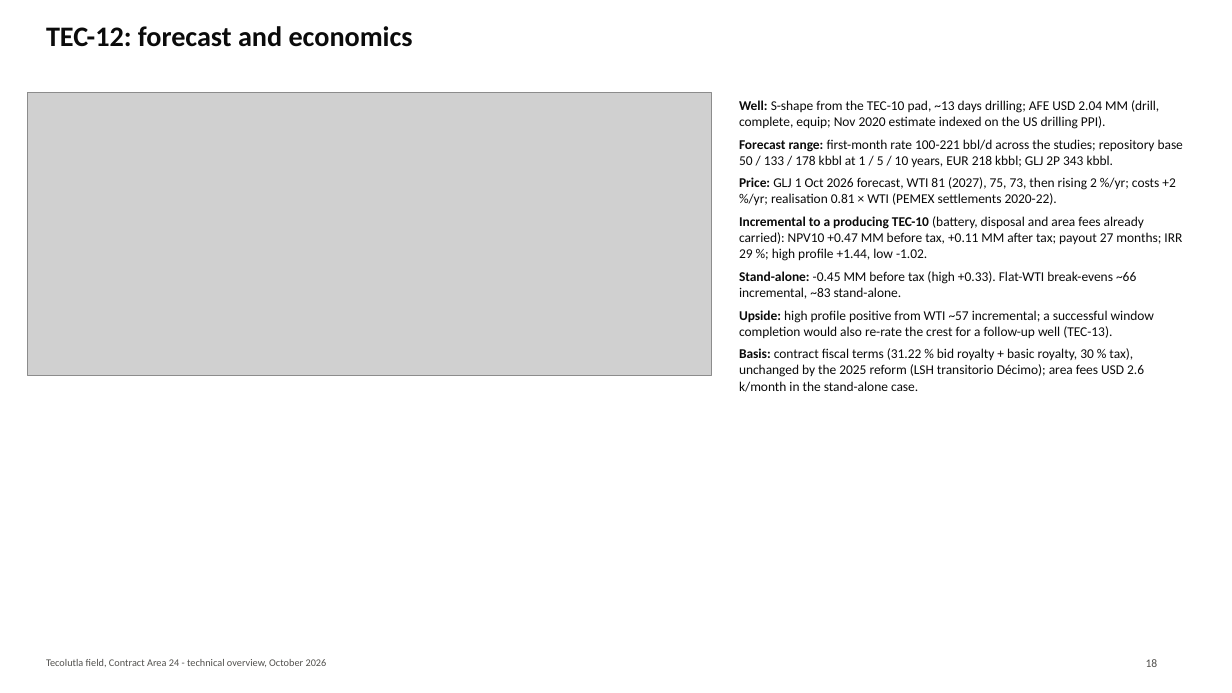
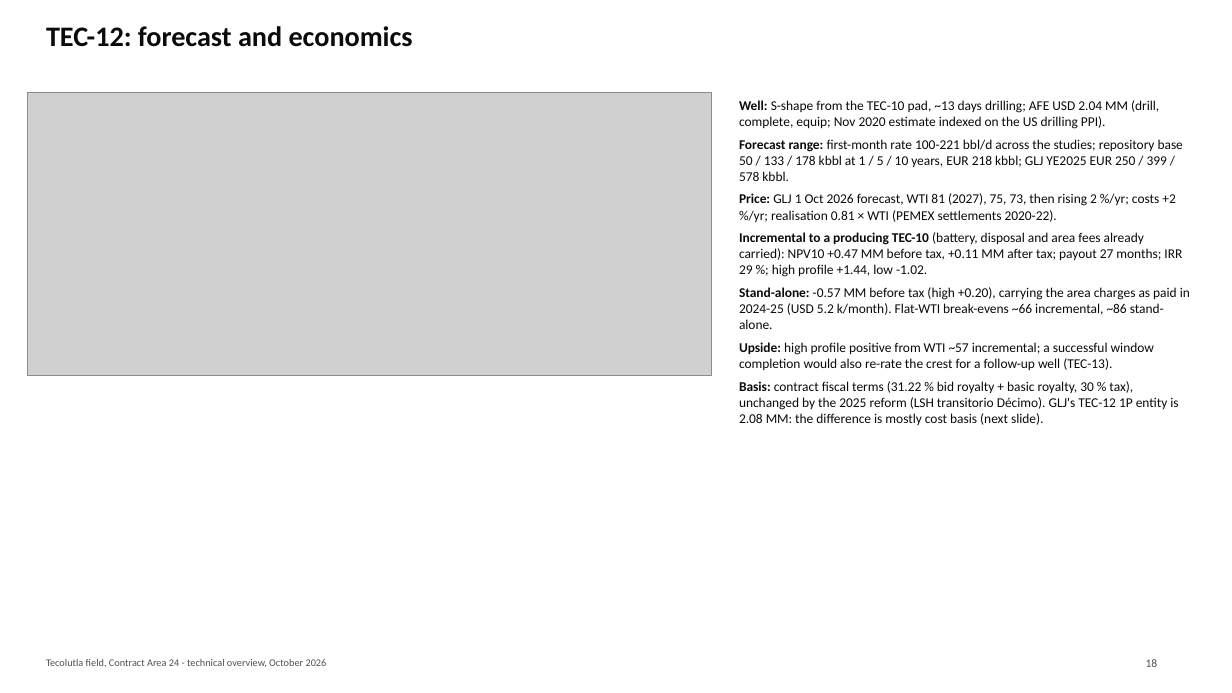
Before and after one commit to gunner1976/git_practice, a slide deck: slide 18 of docs/Tecolutla_Technical_Overview.pptx. Drawn at 1232x693 pixels with LibreOffice and Linux fonts; fonts in the diff are those of the drawing; grey boxes stand for pictures. Boxes give left, top, right and bottom in pixels: in the first picture for what was removed or moved away, otherwise in the second. Text is boxed around its words. In the diff, an @@ line names an element or a change of style, - is before the commit and + after.

```diff
--- a/docs/Tecolutla_Technical_Overview.pptx
+++ b/docs/Tecolutla_Technical_Overview.pptx
@@ text at [739,139,1183,181]: text changed @@
-Forecast range: first-month rate 100-221 bbl/d across the studies; repository base 50 / 133 / 178 kbbl at 1 / 5 / 10 years, EUR 218 kbbl; GLJ 2P 343 kbbl.
+Forecast range: first-month rate 100-221 bbl/d across the studies; repository base 50 / 133 / 178 kbbl at 1 / 5 / 10 years, EUR 218 kbbl; GLJ YE2025 EUR 250 / 399 / 578 kbbl.
@@ text at [739,287,1190,329]: text changed @@
-Stand-alone: -0.45 MM before tax (high +0.33). Flat-WTI break-evens ~66 incremental, ~83 stand-alone.
+Stand-alone: -0.57 MM before tax (high +0.20), carrying the area charges as paid in 2024-25 (USD 5.2 k/month). Flat-WTI break-evens ~66 incremental, ~86 stand-alone.
@@ text at [739,381,1178,425]: text changed @@
-Basis: contract fiscal terms (31.22 % bid royalty + basic royalty, 30 % tax), unchanged by the 2025 reform (LSH transitorio Décimo); area fees USD 2.6 k/month in the stand-alone case.
+Basis: contract fiscal terms (31.22 % bid royalty + basic royalty, 30 % tax), unchanged by the 2025 reform (LSH transitorio Décimo). GLJ's TEC-12 1P entity is 2.08 MM: the difference is mostly cost basis (next slide).
```
Also in this commit, not shown: 17 other slides changed, 1 slide added, 2 other files.
